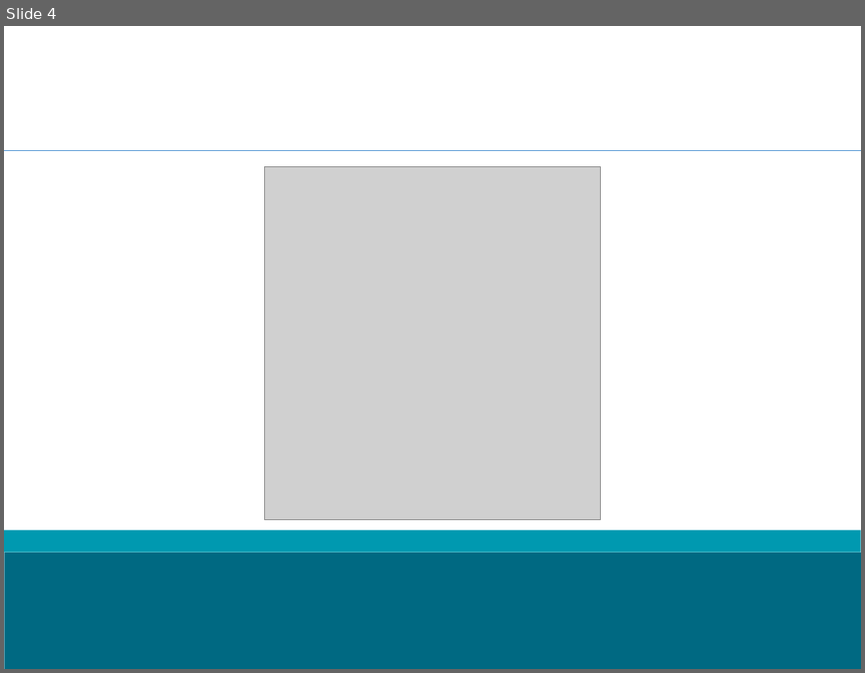
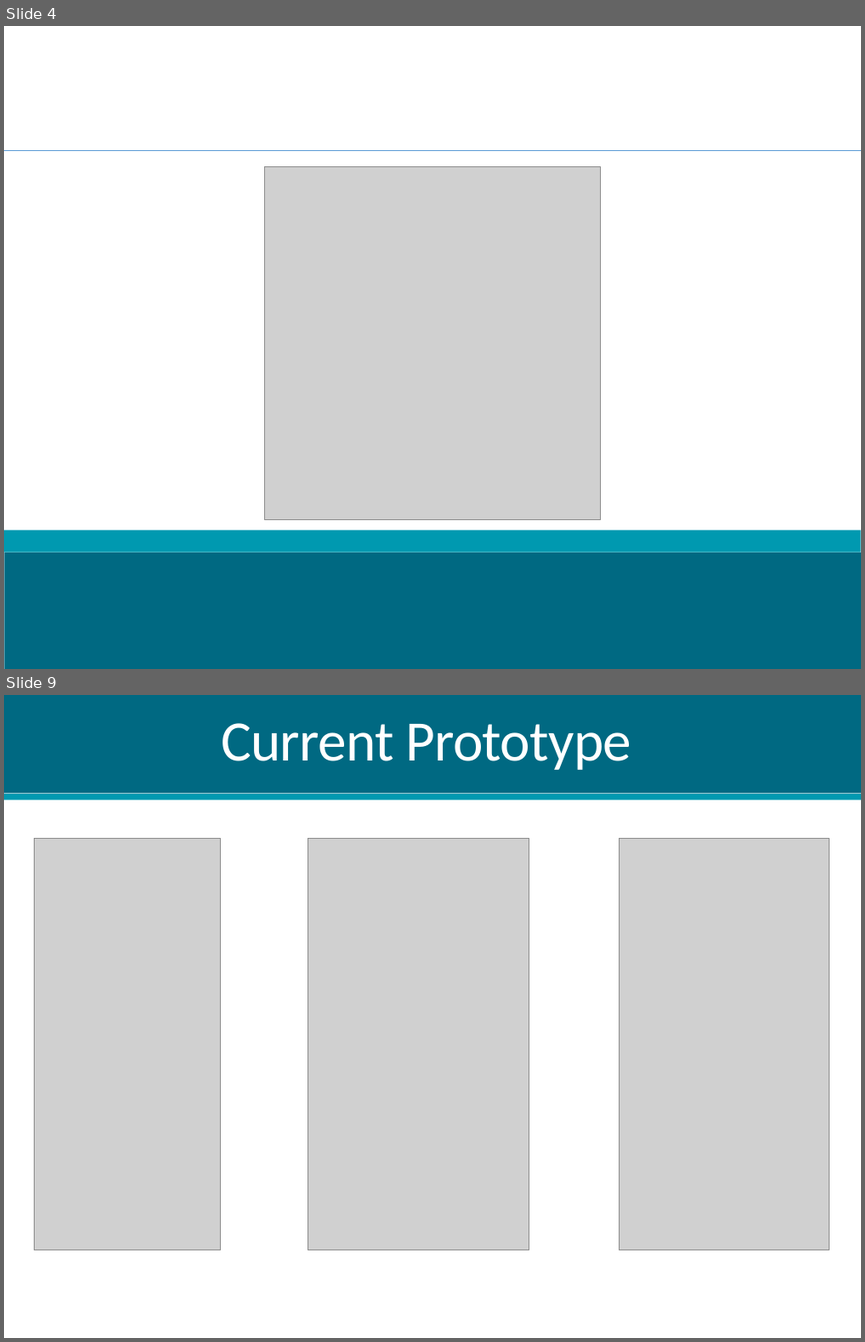
Before and after one commit to dan-olsen/SeniorDesign, a slide deck: Poster/ProjectPAMPoster.pptx. Shown one above the other, each under a label of ours: slide 4 before the commit, slides 4 and 9 after it; the slides between them are not shown. The pictures are 865x673 and 865x1342 pixels, drawn with LibreOffice and Linux fonts; fonts in the diff are those of the drawing; grey boxes stand for pictures. Boxes give left, top, right and bottom in pixels: in the first picture for what was removed or moved away, otherwise in the second. Text is boxed around its words. In the diff, an @@ line names an element or a change of style, - is before the commit and + after.

```diff
--- a/Poster/ProjectPAMPoster.pptx
+++ b/Poster/ProjectPAMPoster.pptx
@@ slide 9 added at <box>4,695,861,1338</box>, background #FFFFFF @@
@@ rectangle added at <box>4,695,861,794</box>, fill #006982 @@
@@ title added at <box>221,723,631,770</box>, 48 pt, text #FFFFFF @@
+Current Prototype
@@ rectangle added at <box>4,794,861,800</box>, fill #0099B0 @@
@@ picture added at <box>34,838,221,1249</box> @@
@@ picture added at <box>307,838,529,1249</box> @@
@@ picture added at <box>619,838,828,1249</box> @@
```
Also in this commit, not shown: 10 other slides added.
